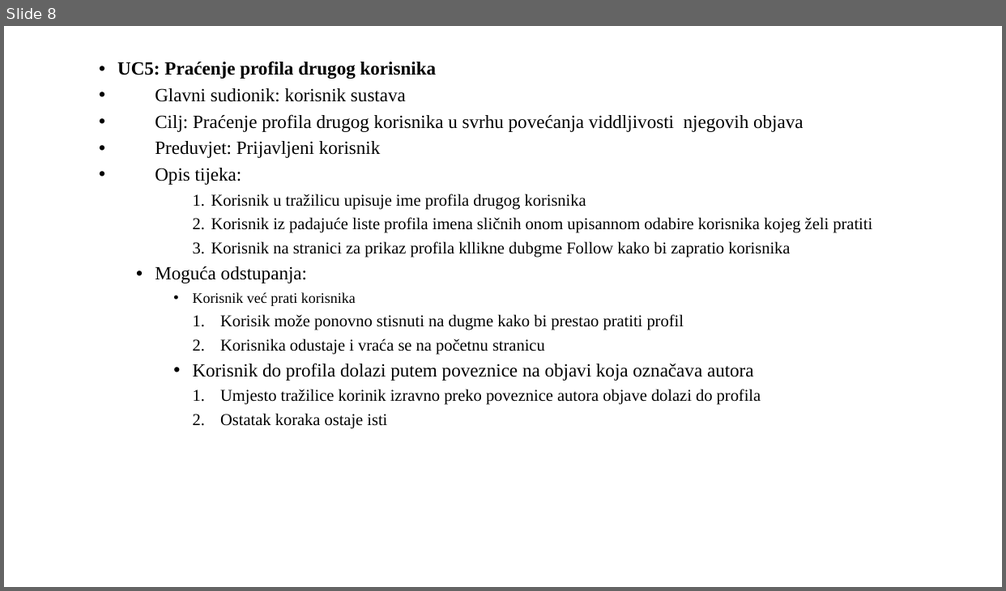
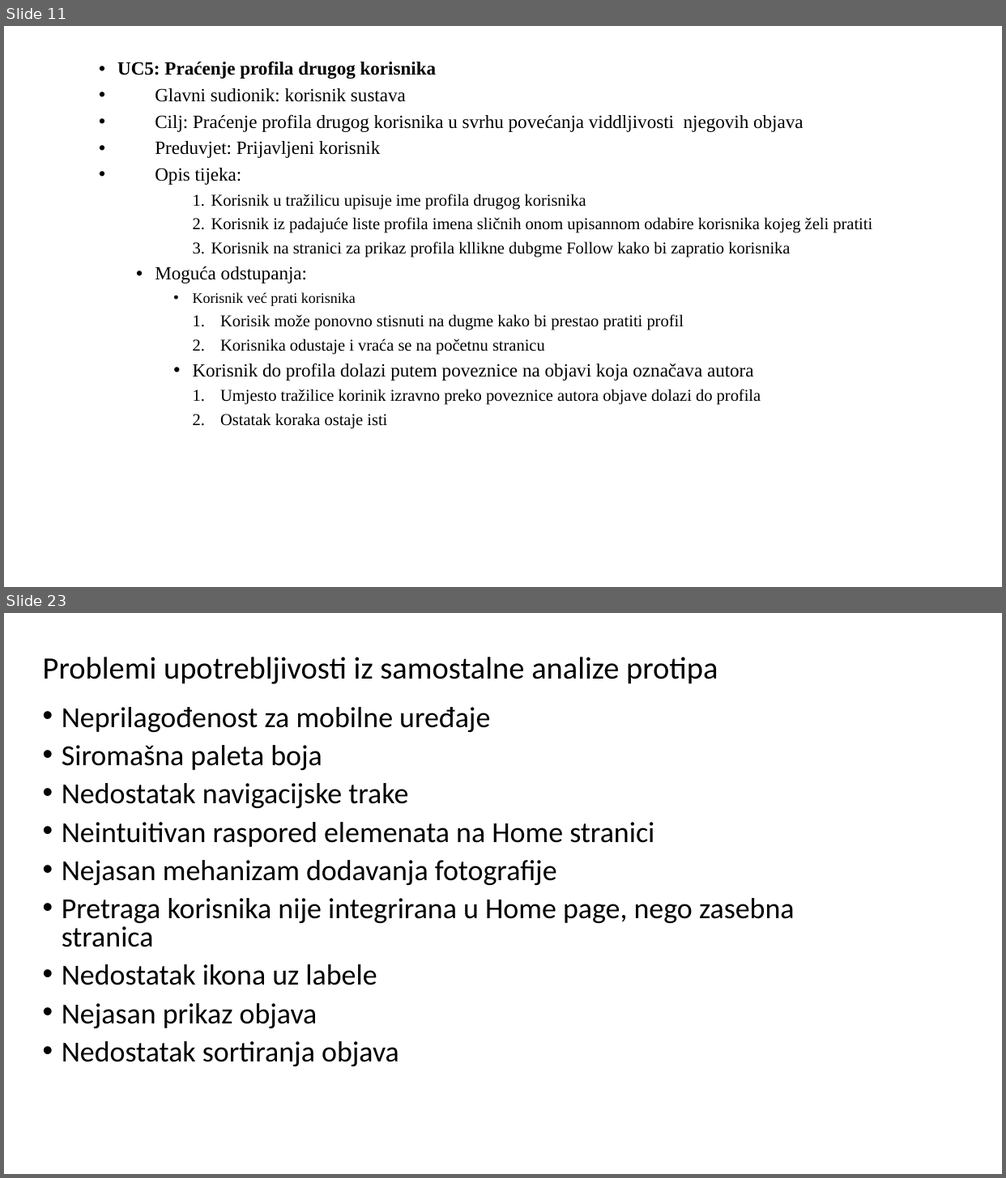
Before and after one commit to f-hruza0111/HCI_Projekt, a slide deck: dokumentacija/HCI 23-24 Projekt pptx -- Grupa G3.pptx. Shown one above the other, each under a label of ours: slide 8 before the commit, slides 11 and 23 after it; the slides between them are not shown. The pictures are 1006x591 and 1006x1178 pixels, drawn with LibreOffice and Linux fonts; fonts in the diff are those of the drawing. Boxes give left, top, right and bottom in pixels: in the first picture for what was removed or moved away, otherwise in the second. Text is boxed around its words. In the diff, an @@ line names an element or a change of style, - is before the commit and + after.

```diff
--- a/dokumentacija/HCI 23-24 Projekt pptx -- Grupa G3.pptx
+++ b/dokumentacija/HCI 23-24 Projekt pptx -- Grupa G3.pptx
@@ slide 23 added at (x1=4, y1=613, x2=1002, y2=1174), background #FFFFFF @@
@@ title added at (x1=43, y1=657, x2=718, y2=684), 30 pt, text #000000 @@
+Problemi upotrebljivosti iz samostalne analize protipa
@@ text added at (x1=62, y1=707, x2=795, y2=1067), 28 pt, text #000000 @@
+• Neprilagođenost za mobilne uređaje
+• Siromašna paleta boja
+• Nedostatak navigacijske trake
+• Neintuitivan raspored elemenata na Home stranici
+• Nejasan mehanizam dodavanja fotografije
+• Pretraga korisnika nije integrirana u Home page, nego zasebna stranica
+• Nedostatak ikona uz labele
+• Nejasan prikaz objava
+• Nedostatak sortiranja objava
@@ what was slide 8 is now slide 11 @@
```
Also in this commit, not shown: 2 slides changed, 19 other slides added, 1 slide removed, 15 other files.
